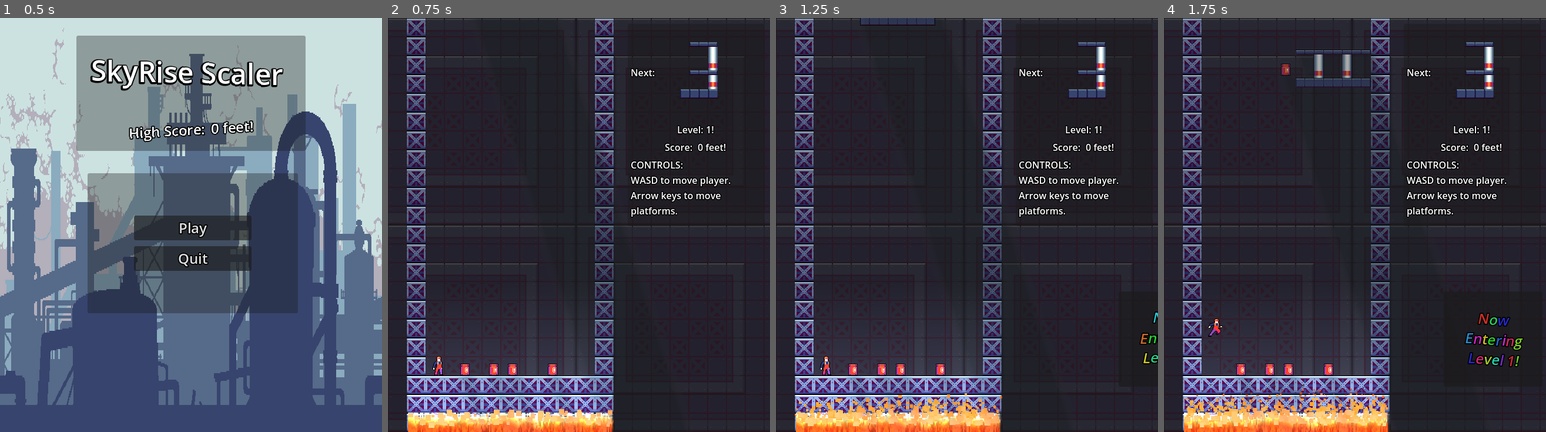
Above: before the commit, frames 1-4 (left to right).
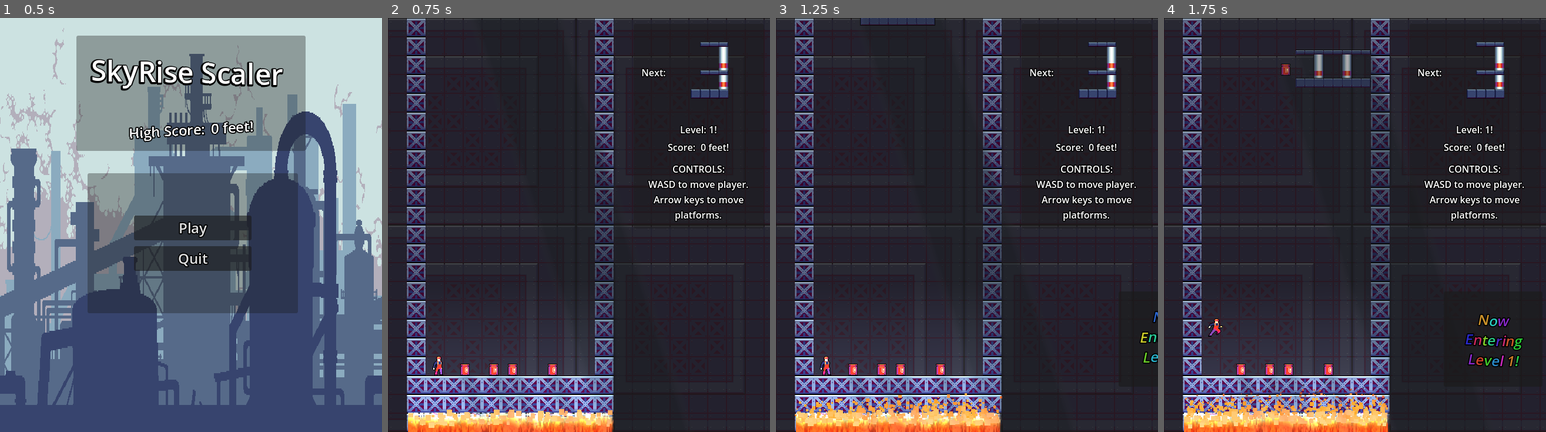
Above: after the commit, the same moments.

Repository: RexShipton/SkyRise-Scaler
Game: Godot game, scene res://scenes/main_menu.tscn
Same seed, same stepped clock (60 frames per second), same inputs: the game is played once before the commit and once after it. Sound files missing from this copy of the repository are replaced by a short silence.
Inputs (mouse positions are in pixels of both pictures, inside the frame that each line leads up to):
- Up to frame 1 (0.5 s): no input
- Up to frame 2 (0.75 s): click "Play" at 0.5 s
- Up to frame 3 (1.25 s): no input
- Up to frame 4 (1.75 s): move the mouse to (1439, 204) at 1.27 s; hold Right (block_right) from 1.28 s (still down); hold Down (block_fast_fall) from 1.28 s (still down); tap W (character_jump) at 1.52 s

Frame 1 is identical in both runs. In frame 2, 2.9% of the frame differs, in the area x 63-95%, y 5-50%; in frame 3, 3.1%; in frame 4, 3.5%, in the area x 63-95%, y 5-85%.
Error in both runs: Invalid operands 'float' and 'Nil' in operator '+'. (res://scenes/piece.gd:35)

Commit message:
Very minor HUD tweaks.

Diff:
--- a/new-game-project/scenes/hud.tscn
+++ b/new-game-project/scenes/hud.tscn
@@ -52,8 +52,8 @@
 anchors_preset = 1
 anchor_left = 1.0
 anchor_right = 1.0
-offset_left = -242.0
-offset_bottom = 354.0
+offset_left = -232.0
+offset_bottom = 358.0
 grow_horizontal = 0
 mouse_filter = 2
 
@@ -92,7 +92,7 @@
 
 [node name="Label" type="Label" parent="TopRight/MarginContainer/Panel/MarginContainer/VBoxContainer/HBoxContainer"]
 layout_mode = 2
-text = "Next:"
+text = "  Next:"
 label_settings = ExtResource("3_oia73")
 
 [node name="NextTileHolder" type="Control" parent="TopRight/MarginContainer/Panel/MarginContainer/VBoxContainer/HBoxContainer"]
@@ -136,6 +136,9 @@
 layout_mode = 2
 text = "100 feet!"
 label_settings = ExtResource("3_oia73")
+
+[node name="Spacer" type="Control" parent="TopRight/MarginContainer/Panel/MarginContainer/VBoxContainer"]
+layout_mode = 2
 
 [node name="Label" type="Label" parent="TopRight/MarginContainer/Panel/MarginContainer/VBoxContainer"]
 custom_minimum_size = Vector2(6.9, 5.66)
@@ -144,6 +147,7 @@
 WASD to move player.
 Arrow keys to move platforms."
 label_settings = ExtResource("3_oia73")
+horizontal_alignment = 1
 autowrap_mode = 2
 
 [node name="Center" type="Control" parent="."]
@@ -265,7 +269,7 @@
 theme_override_constants/outline_size = 7
 theme_override_font_sizes/italics_font_size = 24
 bbcode_enabled = true
-text = "[wave amp=40.0 freq=5.0][i][center][rainbow]Now Entering Level 2!"
+text = "[wave amp=40.0 freq=5.0][i][center][rainbow]Now Entering Level 1!"
 fit_content = true
 scroll_active = false
 
